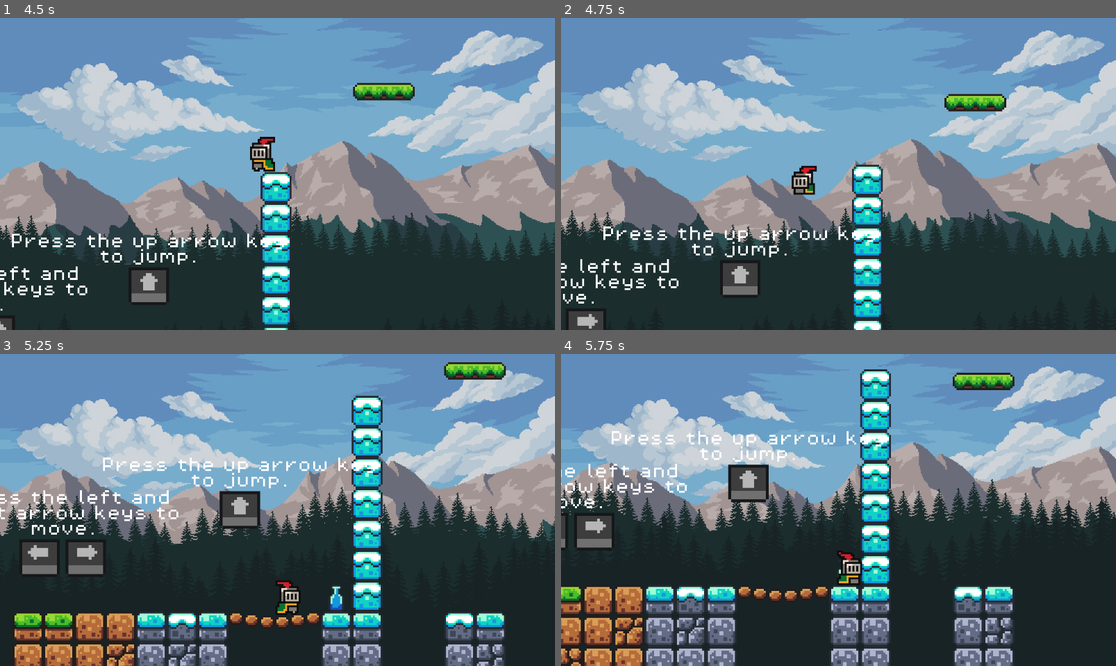
Above: before the commit, frames 1-4 (two rows, left to right).
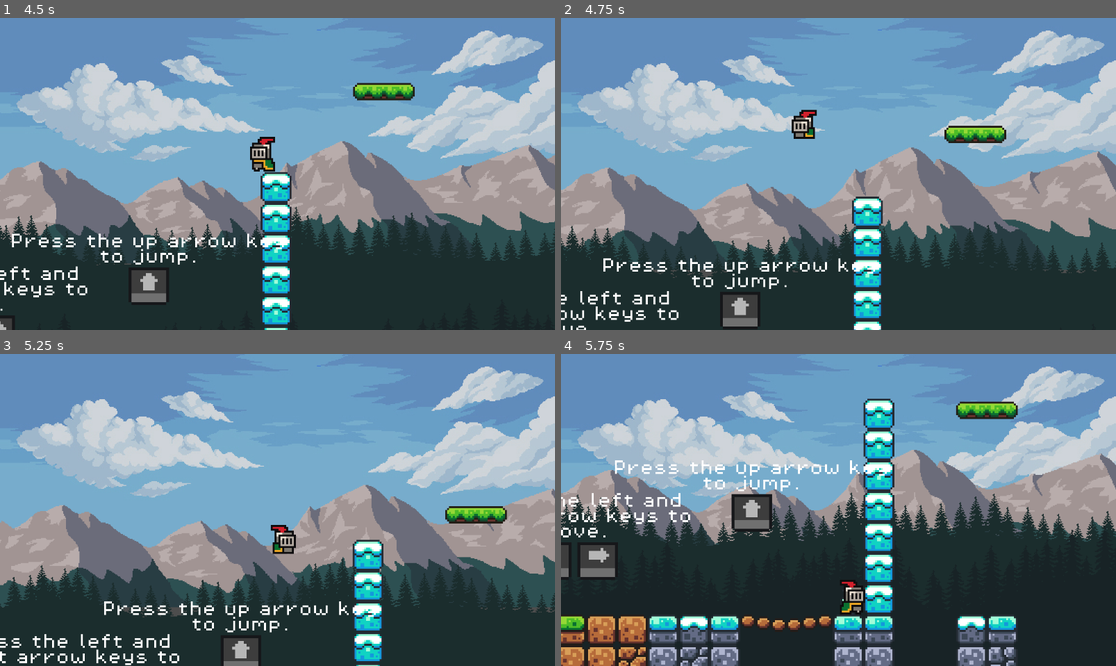
Above: after the commit, the same moments.

Repository: bananapizzuh/ClimateJam
Game: Godot game, scene res://scenes/game.tscn
Two runs of this game, one before a commit and one after it. Both use one fixed random seed, a clock stepped at 60 frames per second and the inputs below.
Inputs:
- Up to frame 1 (4.5 s): hold Right (move_right) 0.53-2.03 s; tap Up (jump) at 0.6, 0.77, 1.07, 1.52, 1.55, 1.82, 2.1, 3.02, 3.05, 3.32, 3.6, 3.77, 4.07 s; tap Down (interact) at 1.35, 2.85, 4.35 s; hold Left (move_left) 2.03-2.78 s; hold Right (move_right) 2.78-4.28 s; hold Left (move_left) from 4.28 s (still down)
- Up to frame 2 (4.75 s): keep holding Left (move_left); tap Up (jump) at 4.52, 4.55 s
- Up to frame 3 (5.25 s): tap Up (jump) at 4.82, 5.1 s; release Left (move_left) at 5.03 s; hold Right (move_right) from 5.03 s (still down)
- Up to frame 4 (5.75 s): keep holding Right (move_right)

Frame 1 is identical in both runs. In frame 2, 15% of the frame differs, in the area x 0-100%, y 24-100%; in frame 3, 46%, in the area x 0-100%, y 2-100%; in frame 4, 27%.

Commit message:
ADDED JUMP BUFF

Diff:
--- a/scripts/player.gd
+++ b/scripts/player.gd
@@ -14,23 +14,56 @@
 @onready var collision_shape = $CollisionShape2D
 @onready var wall_jump_timer = $WallJumpTimer
 
+@export var Jump_Buffer_Time: float  = 0.2
+
+var jump_buffer:bool = false
+var able_to_jump:bool = false
+
 func _physics_process(delta):
 	if paused:
 		return
 
+
+
+
+
+	# jump stuuf
 	if not is_on_floor():
 		velocity.y += gravity * delta
 
 	var direction = Input.get_axis("move_left", "move_right")
 
-	if Input.is_action_just_pressed("jump") and is_on_floor():
+	if Input.is_action_just_pressed("jump"):
+		if able_to_jump:
+			velocity.y = JUMP_VELOCITY
+			jump_buffer = false
+		else:
+			jump_buffer = true
+			get_tree().create_timer(Jump_Buffer_Time).timeout.connect(on_jump_buffer)
+	if able_to_jump and jump_buffer:
 		velocity.y = JUMP_VELOCITY
+		jump_buffer = false
 
+	if is_on_floor():
+		able_to_jump = true
+	else:
+		able_to_jump = false
+
+
+
+
+
+	# direction change
 	if direction > 0:
 		animated_sprite.flip_h = false
 	elif direction < 0:
 		animated_sprite.flip_h = true
 
+
+
+
+
+	# wall jump stuff
 	var wall_direction = 1 if animated_sprite.flip_h else -1
 
 	if is_on_wall():
@@ -43,6 +76,11 @@
 		elif velocity.y > 0:
 			velocity.y = lerp(velocity.y, 0.0, FRICTION)
 
+
+
+
+
+	#idle stuff
 	if is_on_floor():
 		if direction == 0:
 			animated_sprite.play("idle")
@@ -51,6 +89,11 @@
 	else:
 		animated_sprite.play("jump")
 
+
+
+
+
+	# more jump stuff I GESS
 	if direction:
 		if (is_on_wall() and wall_jump_timer.time_left > 0.0) or wall_direction == direction:
 			pass
@@ -61,4 +104,15 @@
 	elif not is_on_wall() and wall_jump_timer.time_left <= 0.0:
 		velocity.x = move_toward(velocity.x, 0, SPEED)
 
+
+
+
+
 	move_and_slide()
+
+
+
+
+
+func on_jump_buffer():
+		jump_buffer = false
